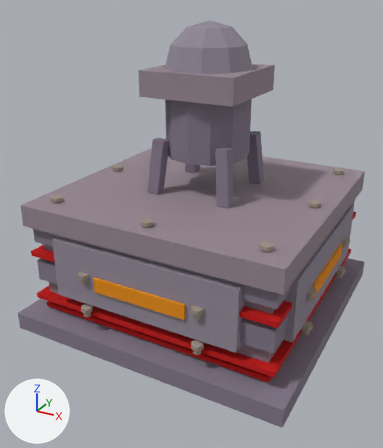
The glTF model buildings/drill/models/drill_cache_flat.glb as it was, and as the next commit left it.
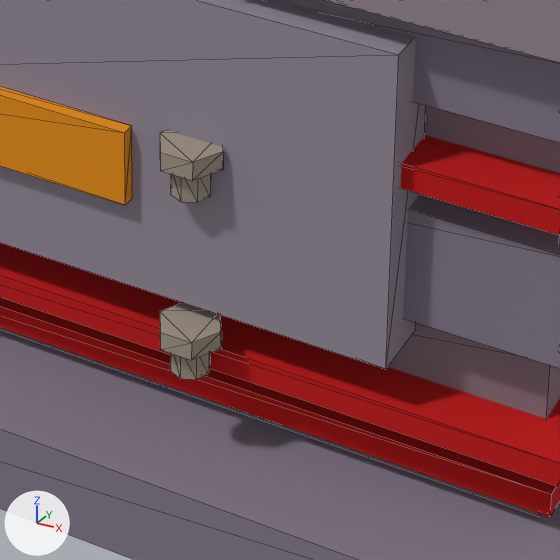
The first picture shows the older version from a camera (50 mm lens) standing at (1.98, -3.88, 2.69) and looking at (-0.05, -0.2, 0.85). The close-ups show the older and then the newer version on the part from 42% to 71% of the width and 62% to 87% of the height of that picture. Only the edits that show in the close-ups are written down. The axes (+X, +Y, +Z) are drawn at lower left. The lights are the same throughout. The close-ups show mesh edges as thin lines. Where no turn or scale is listed for an object, it has been applied to the vertices. Vertices at exactly the same position are counted once.

Objects in the first close-up: 'ArmorFront', 'Band', 'BandHi', 'BasePlatform', 'Body', 'Bolt_17', 'Bolt_19', 'GlowSlit_0', 'HazardStripe', 'LockBand_0', 'LockBand_1', 'Roof'.
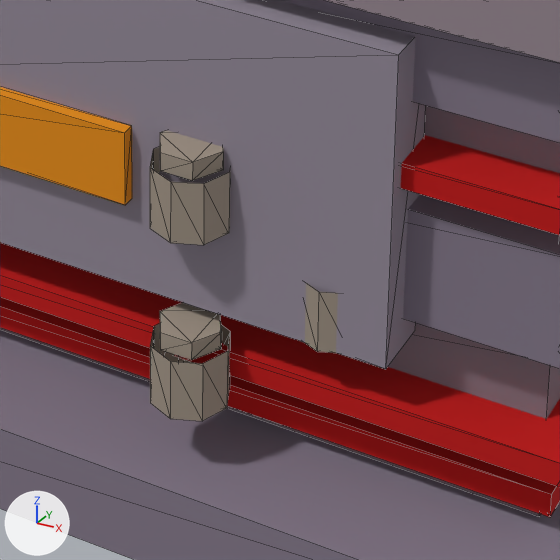
The newer file is also rescaled (x0.5) as a whole; pictures and numbers use the older file's frame.

Changed parts and their boxes (x1, y1, x2, y2) in the close-ups (560 x 560 px; the box of a moved part takes in the faces that stretch with it):
```json
{"object": "Bolt_17", "change": "reshaped", "before": [160, 303, 221, 380], "after": [150, 303, 230, 421], "on screen": "31% wider, 53% taller"}
{"object": "Bolt_19", "change": "reshaped", "before": [160, 130, 223, 203], "after": [150, 130, 230, 245], "on screen": "27% wider, 57% taller"}
{"object": "Bolt_14", "change": "reshaped", "after": [305, 283, 338, 353], "on screen": "not visible before"}
{"part": 2, "of": "me_bolt_017", "change": "moved or reshaped", "before": [170, 353, 210, 380], "after": [150, 324, 230, 421]}
{"part": 3, "of": "me_bolt_019", "change": "moved or reshaped", "before": [170, 174, 211, 203], "after": [150, 147, 230, 245]}
```

Edits to the scene script, one JSON object a line:
```json
{"block": "me_bolt_014", "where": "# used by ob_bolt_14; location = (0.7, -1.05, 0.5)"}
{"op": "remove", "block": "me_bolt_014", "code": "me_bolt_014.from_pydata(...)  # 28 vertices, 42 faces; spans x -0.05..0.05, y -0.0433..0.0433, z -0.05..0.03"}
{"op": "add", "block": "me_bolt_014", "code": "me_bolt_014.from_pydata(...)  # 28 vertices, 42 faces; spans x -0.06..0.06, y -0.06..0.06, z -0.1..0.03"}
{"block": "me_bolt_014", "change": "me_bolt_014 part 1: the loose piece of 16 vertices spanning x -0.03..0.03, y -0.03..0.03, z -0.05..0.0 is scaled about the mesh origin by 2"}
{"block": "me_bolt_017", "where": "# used by ob_bolt_17; location = (0.5, -1.11, 0.35)"}
{"op": "remove", "block": "me_bolt_017", "code": "me_bolt_017.from_pydata(...)  # 28 vertices, 42 faces; spans x -0.05..0.05, y -0.0433..0.0433, z -0.05..0.03"}
{"op": "add", "block": "me_bolt_017", "code": "me_bolt_017.from_pydata(...)  # 28 vertices, 42 faces; spans x -0.06..0.06, y -0.06..0.06, z -0.1..0.03"}
{"block": "me_bolt_017", "change": "me_bolt_017 part 2: the loose piece of 16 vertices spanning x -0.03..0.03, y -0.03..0.03, z -0.05..0.0 is scaled about the mesh origin by 2"}
{"block": "me_bolt_019", "where": "# used by ob_bolt_19; location = (0.5, -1.11, 0.65)"}
{"op": "remove", "block": "me_bolt_019", "code": "me_bolt_019.from_pydata(...)  # 28 vertices, 42 faces; spans x -0.05..0.05, y -0.0433..0.0433, z -0.05..0.03"}
{"op": "add", "block": "me_bolt_019", "code": "me_bolt_019.from_pydata(...)  # 28 vertices, 42 faces; spans x -0.06..0.06, y -0.06..0.06, z -0.1..0.03"}
{"block": "me_bolt_019", "change": "me_bolt_019 part 3: the loose piece of 16 vertices spanning x -0.03..0.03, y -0.03..0.03, z -0.05..0.0 is scaled about the mesh origin by 2"}
```
